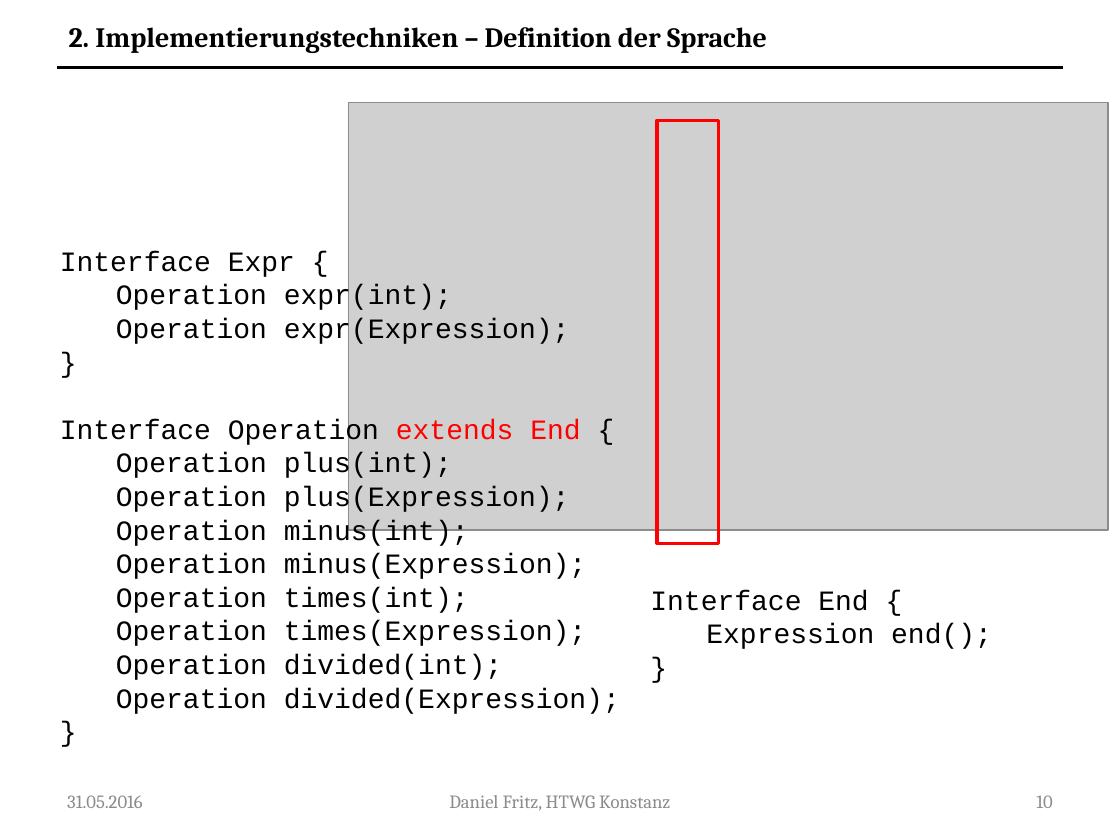
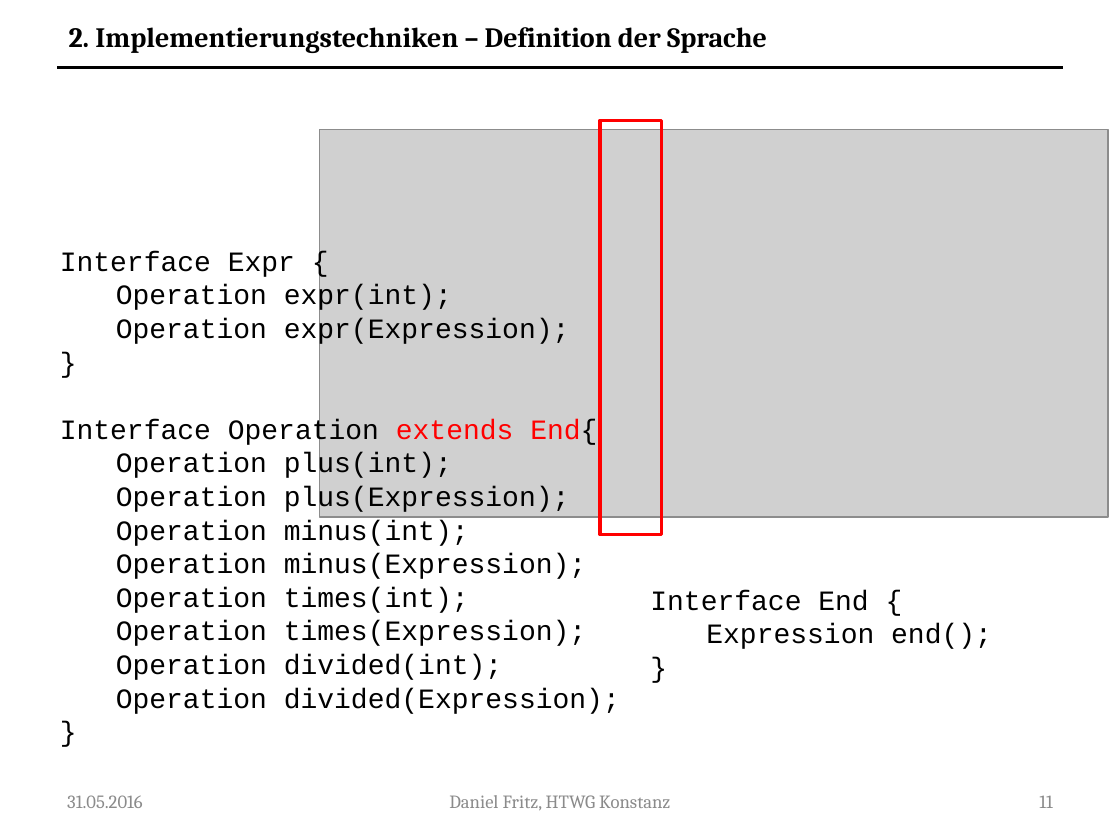
Before and after one commit to Guldenbart/MA, a slide deck: slide 11 of ppt/MA.pptx (slide 10 before the commit). Drawn at 1120x840 pixels with LibreOffice and Linux fonts; fonts in the diff are those of the drawing; grey boxes stand for pictures. Boxes give left, top, right and bottom in pixels: in the first picture for what was removed or moved away, otherwise in the second. Text is boxed around its words. In the diff, an @@ line names an element or a change of style, - is before the commit and + after.

```diff
--- a/ppt/MA.pptx
+++ b/ppt/MA.pptx
@@ picture: place and size @@
-picture at [348,103,1108,531]
+picture at [319,130,1108,517]
@@ rectangle: place and size @@
-rectangle at [657,120,719,543]
+rectangle at [600,120,662,534]
@@ text at [60,419,597,447]: spaces changed @@
-Interface Operation extends End {
+Interface Operation extends End{
@@ page number at [1039,795,1052,808]: text changed @@
-10
+11
```
Also in this commit, not shown: 12 other slides changed, 11 slides added.
